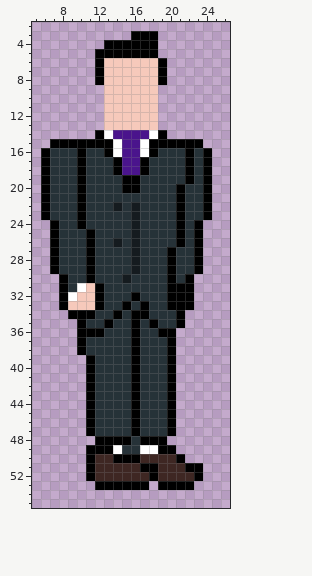
File history of a pixel-art sprite, Assets/NPCs/Vinnie7.png. Above, as it was before the edit.
The file is 32x64 pixels. Shown: x 5..26, y 2..55.
And afterwards:
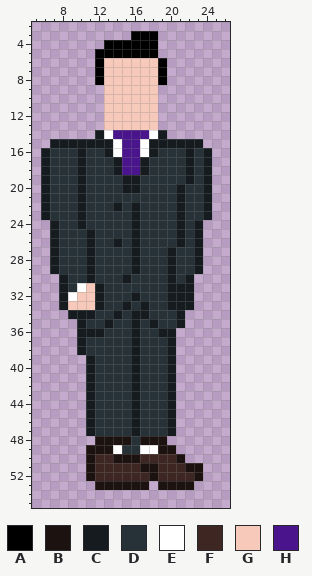
Palette (. is transparent): A #000000  B #1c1210  C #151b1f  D #263238  E #ffffff  F #3e2723  G #f6c9bb  H #4a148c
Changes in this commit:
y 14: x 12 A -> C; x 19 A -> C
y 15: x 7..13 AAAAAAA -> CCCCCCC; x 18..23 AAAAAA -> CCCCCC
y 16: x 6 A -> C; x 10 A -> C; x 13 A -> C; x 18 A -> C; x 22 A -> C; x 24 A -> C
y 17..18: x 6 A -> C; x 10 A -> C; x 14 A -> C; x 17 A -> C; x 22 A -> C; x 24 A -> C
y 19: x 6 A -> C; x 10 A -> C; x 15..16 AA -> CC; x 22 A -> C; x 24 A -> C
y 20: x 6 A -> C; x 10 A -> C; x 15..16 AA -> CC; x 21 A -> C; x 24 A -> C
y 21..23: x 6 A -> C; x 10 A -> C; x 21 A -> C; x 24 A -> C
y 24: x 7 A -> C; x 10 A -> C; x 21 A -> C; x 23 A -> C
y 25..26: x 7 A -> C; x 11 A -> C; x 21 A -> C; x 23 A -> C
y 27..29: x 7 A -> C; x 11 A -> C; x 20 A -> C; x 23 A -> C
y 30: x 8 A -> C; x 11 A -> C; x 20 A -> C; x 22 A -> C
y 31: x 8 A -> C; x 12 A -> C; x 20..22 AAA -> CCC
y 32: x 8 A -> C; x 12 A -> C; x 16 A -> C; x 20..22 AAA -> CCC
y 33: x 8 A -> C; x 12 A -> C; x 15 A -> C; x 17 A -> C; x 20..22 AAA -> CCC
y 34: x 9..11 AAA -> CCC; x 14 A -> C; x 16..17 AA -> CC; x 21 A -> C
y 35: x 10 A -> C; x 13 A -> C; x 16 A -> C; x 18 A -> C; x 21 A -> C
y 36: x 10..12 AAA -> CCC; x 16 A -> C; x 19..20 AA -> CC
y 37..38: x 10 A -> C; x 16 A -> C; x 20 A -> C
y 39..47: x 11 A -> C; x 16 A -> C; x 20 A -> C
y 48: x 12..15 AAAA -> BBBB; x 17..19 AAA -> BBB
y 49: x 11..13 AAA -> BBB; x 19..20 AA -> BB
y 50: x 11 A -> B; x 14..16 AAA -> BBB; x 21 A -> B
y 51: x 11 A -> B; x 17..18 AA -> BB; x 22..23 AA -> BB
y 52: x 11 A -> B; x 18 A -> B; x 23 A -> B
y 53: x 12..17 AAAAAA -> BBBBBB; x 19..22 AAAA -> BBBB
Pixel boxes of the changes (left, top, right, bottom) in both pictures:
changed: (41, 130, 212, 490)
